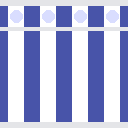
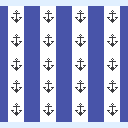
Layered file, before and after one edit (w=128, h=128). Changes by layer:
painted on "Layer #1" over [0,0,128,128]
added layer "Layer #2" above "Layer" over [11,10,118,116]
painted on "Layer" over [10,10,119,23]
